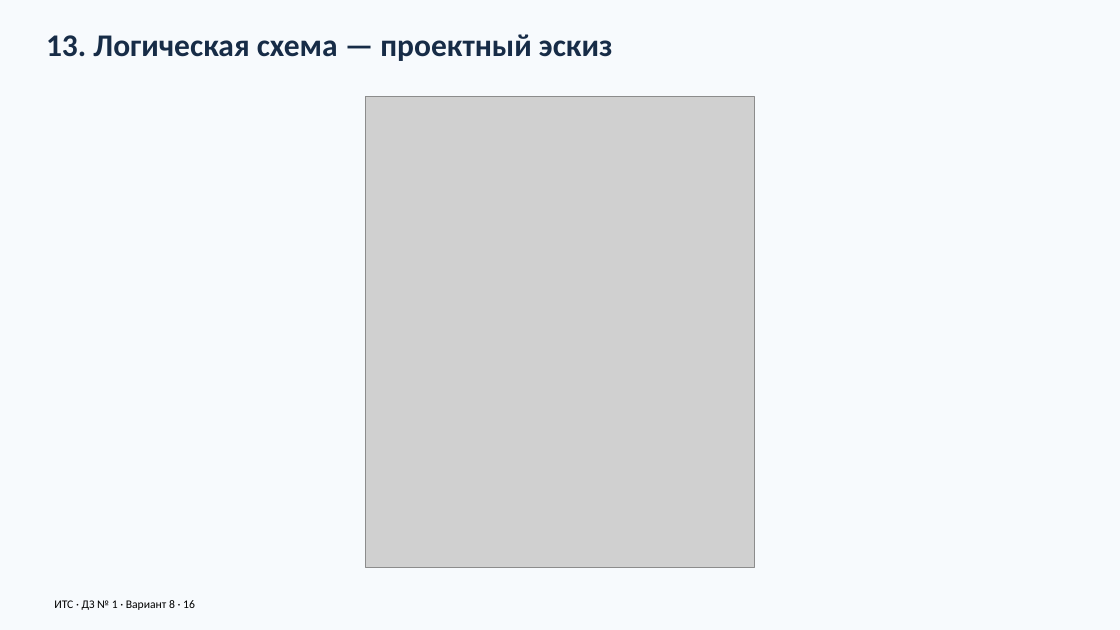
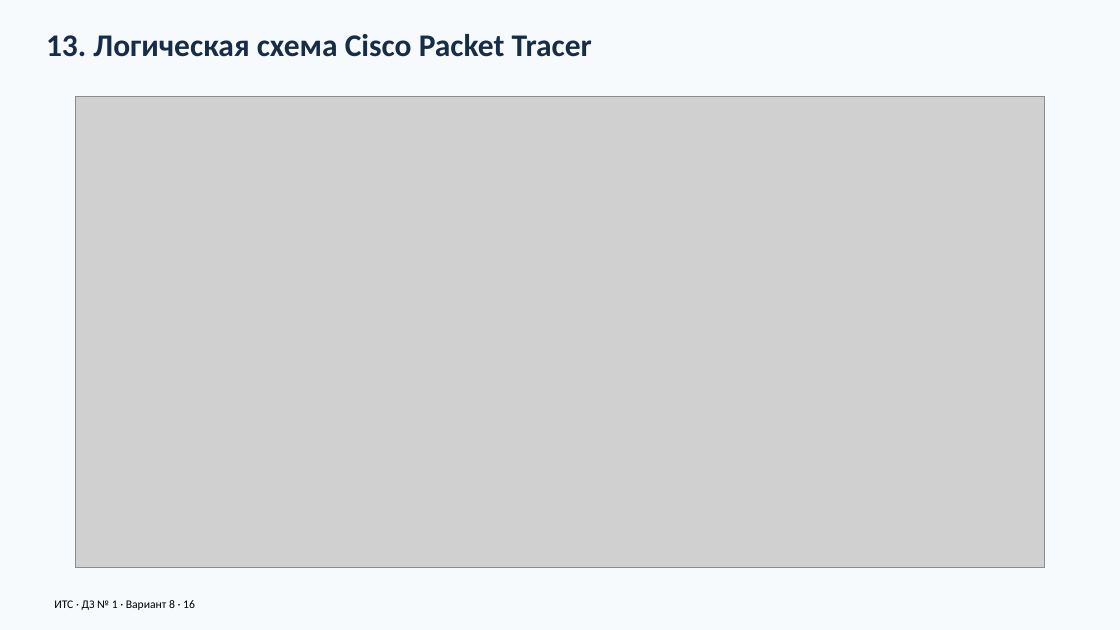
Before and after one commit to warofconnection/dz, a slide deck: slide 16 of docs/Презентация_вариант_8.pptx. Drawn at 1120x630 pixels with LibreOffice and Linux fonts; fonts in the diff are those of the drawing; grey boxes stand for pictures. Boxes give left, top, right and bottom in pixels: in the first picture for what was removed or moved away, otherwise in the second. Text is boxed around its words. In the diff, an @@ line names an element or a change of style, - is before the commit and + after.

Commit message:
Embed authentic user Cisco overview screenshot in report and presentation

```diff
--- a/docs/Презентация_вариант_8.pptx
+++ b/docs/Презентация_вариант_8.pptx
@@ text at <box>46,34,592,57</box>: text changed @@
-13. Логическая схема — проектный эскиз
+13. Логическая схема Cisco Packet Tracer
@@ picture: place and size @@
-picture at <box>365,97,755,567</box>
+picture at <box>76,97,1044,567</box>
```
Also in this commit, not shown: 2 other slides changed, 8 other files.
